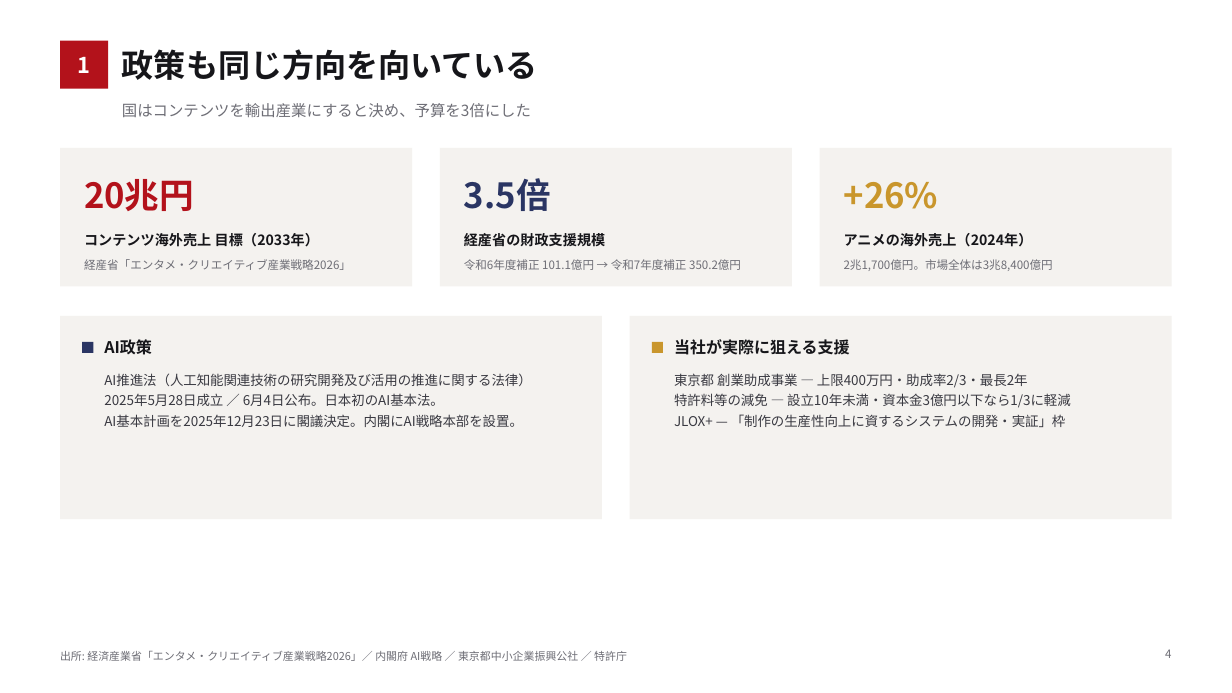
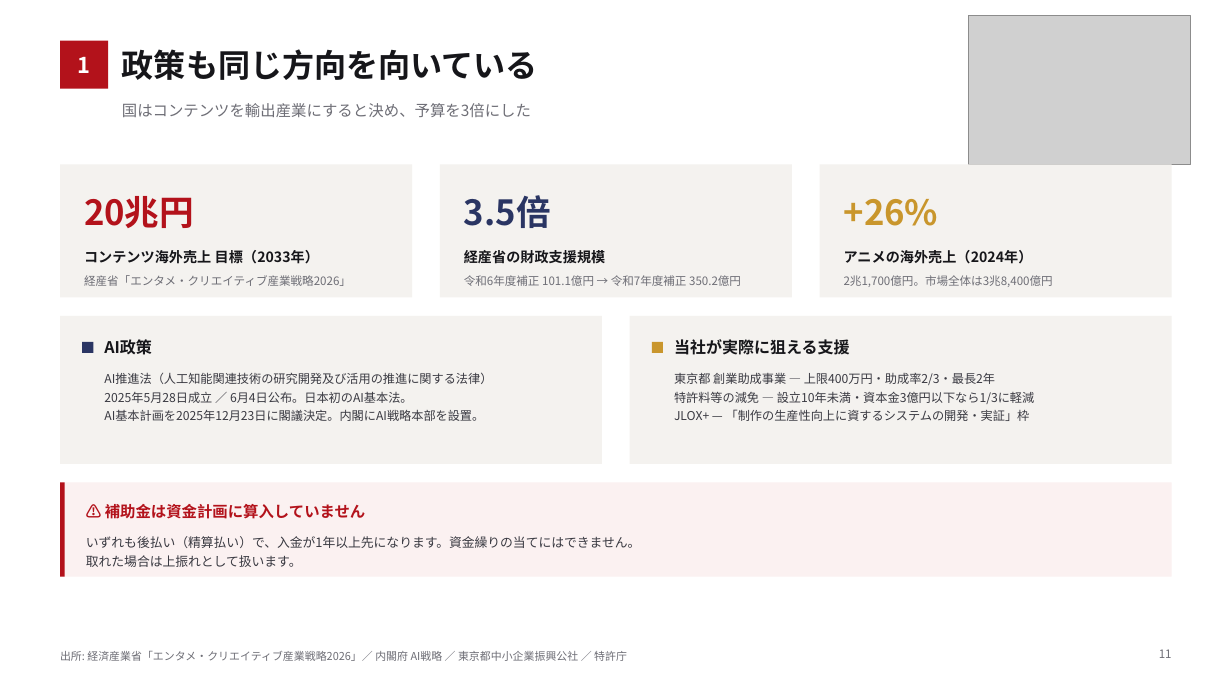
Before and after one commit to bpn333333/test, a slide deck: slide 12 of 投資家向け企画書.pptx (slide 5 before the commit). Drawn at 1232x693 pixels with LibreOffice and Linux fonts; fonts in the diff are those of the drawing; grey boxes stand for pictures. Boxes give left, top, right and bottom in pixels: in the first picture for what was removed or moved away, otherwise in the second. Text is boxed around its words. In the diff, an @@ line names an element or a change of style, - is before the commit and + after.

```diff
--- a/投資家向け企画書.pptx
+++ b/投資家向け企画書.pptx
@@ picture added at [969, 16, 1191, 165] @@
@@ rectangle: place and size @@
-rectangle at [60, 148, 412, 287]
+rectangle at [60, 165, 412, 298]
@@ rectangle: place and size @@
-rectangle at [440, 148, 792, 287]
+rectangle at [440, 165, 792, 298]
@@ rectangle: place and size @@
-rectangle at [820, 148, 1172, 287]
+rectangle at [820, 165, 1172, 298]
@@ 6 texts: place and size @@
-6 texts at [84, 178, 1033, 247]
+6 texts at [84, 195, 1033, 264]
@@ text "経産省「エンタメ・クリエイティブ産業戦略2026」": place and size @@
-text "経産省「エンタメ・クリエイティブ産業戦略2026」" at [84, 259, 351, 270]
+text "経産省「エンタメ・クリエイティブ産業戦略2026」" at [84, 275, 351, 286]
@@ text "令和6年度補正 101.1億円 → 令和7年度補正 350.2億円": place and size @@
-text "令和6年度補正 101.1億円 → 令和7年度補正 350.2億円" at [464, 259, 741, 270]
+text "令和6年度補正 101.1億円 → 令和7年度補正 350.2億円" at [464, 275, 741, 286]
@@ text "2兆1,700億円。市場全体は3兆8,400億円": place and size @@
-text "2兆1,700億円。市場全体は3兆8,400億円" at [844, 259, 1053, 271]
+text "2兆1,700億円。市場全体は3兆8,400億円" at [844, 275, 1053, 287]
@@ rectangle: place and size @@
-rectangle at [60, 316, 603, 519]
+rectangle at [60, 316, 603, 464]
@@ rectangle: place and size @@
-rectangle at [630, 316, 1173, 519]
+rectangle at [630, 316, 1173, 464]
@@ text "AI推進法（人工知能関連技術の研究開発及び活用の推進に関する法律）" at [104, 372, 492, 421]: size 10.5 to 9.5 pt @@
@@ text "東京都 創業助成事業 — 上限400万円・助成率2/3・最長2年" at [674, 373, 1035, 421]: size 10.5 to 9.5 pt @@
@@ rectangle added at [60, 482, 1172, 577], fill #FBF1F1 @@
@@ rectangle added at [60, 482, 65, 577], fill #B3121B @@
@@ text added at [105, 504, 366, 519], 12 pt, text #B3121B, bold @@
+⚠ 補助金は資金計画に算入していません
@@ text added at [86, 536, 641, 567], 10 pt, text #3A3A42 @@
+いずれも後払い（精算払い）で、入金が1年以上先になります。資金繰りの当てにはできません。
+取れた場合は上振れとして扱います。
@@ text at [1159, 649, 1172, 658]: text changed @@
-4
+11
```
Also in this commit, not shown: 13 other slides changed, 10 slides added, 6 slides removed, 11 other files.
